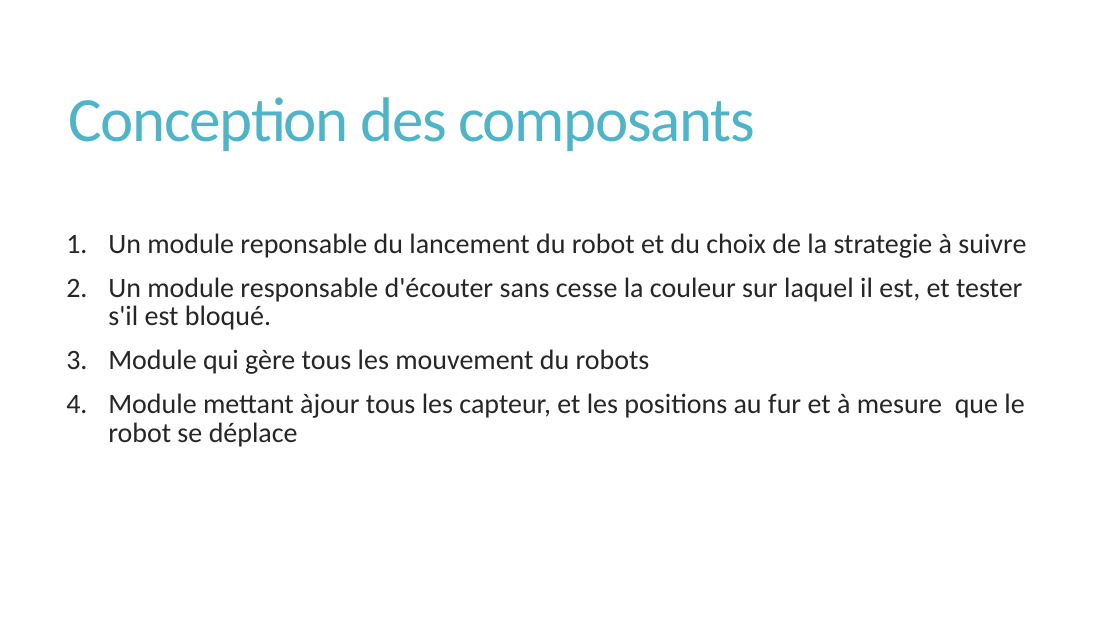
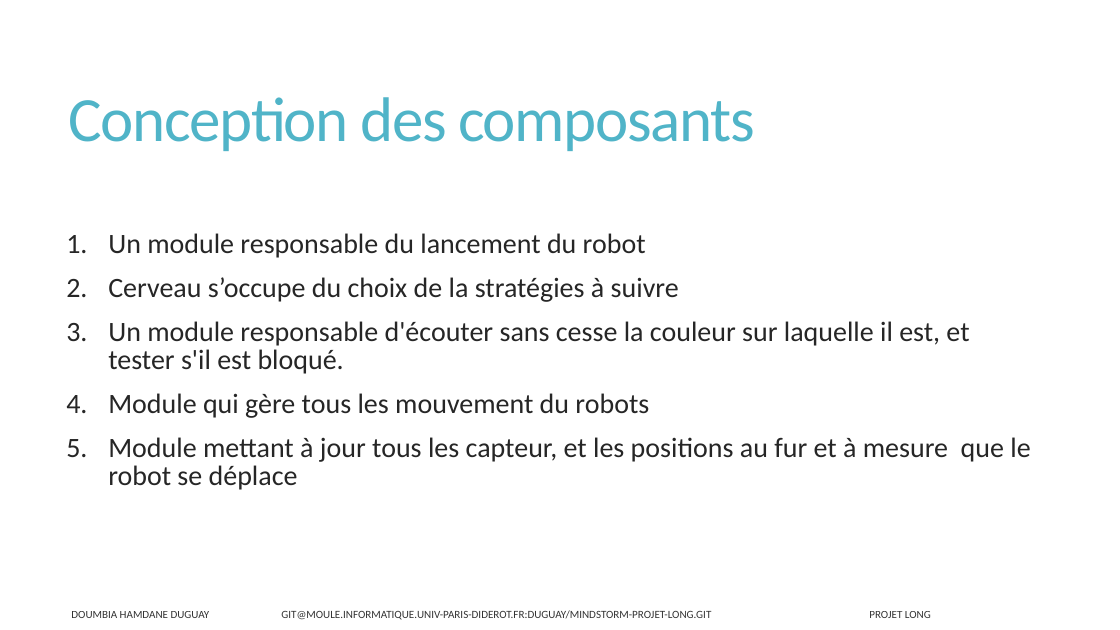
Before and after one commit to DoumbiaAmadou/mindstorm2014, a slide deck: slide 6 of Presentation_nxt.pptx. Drawn at 1120x630 pixels with LibreOffice and Linux fonts; fonts in the diff are those of the drawing. Boxes give left, top, right and bottom in pixels: in the first picture for what was removed or moved away, otherwise in the second. Text is boxed around its words. In the diff, an @@ line names an element or a change of style, - is before the commit and + after.

```diff
--- a/Presentation_nxt.pptx
+++ b/Presentation_nxt.pptx
@@ text at [108,233,969,374]: text changed @@
-1. Un module reponsable du lancement du robot et du choix de la strategie à suivre
-2. Un module responsable d'écouter sans cesse la couleur sur laquel il est, et tester s'il est bloqué.
+1. Un module responsable du lancement du robot
+2. Cerveau s’occupe du choix de la stratégies à suivre
+3. Un module responsable d'écouter sans cesse la couleur sur laquelle il est, et tester s'il est bloqué.
@@ text at [108,437,1030,490]: spaces changed @@
-4. Module mettant àjour tous les capteur, et les positions au fur et à mesure que le robot se déplace
+5. Module mettant à jour tous les capteur, et les positions au fur et à mesure que le robot se déplace
@@ text added at [71,610,931,620], 9.5 pt, text #000000 at 80% opacity @@
+DOUMBIA HAMDANE DUGUAY GIT@MOULE.INFORMATIQUE.UNIV-PARIS-DIDEROT.FR:DUGUAY/MINDSTORM-PROJET-LONG.GIT PROJET LONG
```
Also in this commit, not shown: 8 other slides changed, 1 slide added, 1 slide removed, 1 other file.
